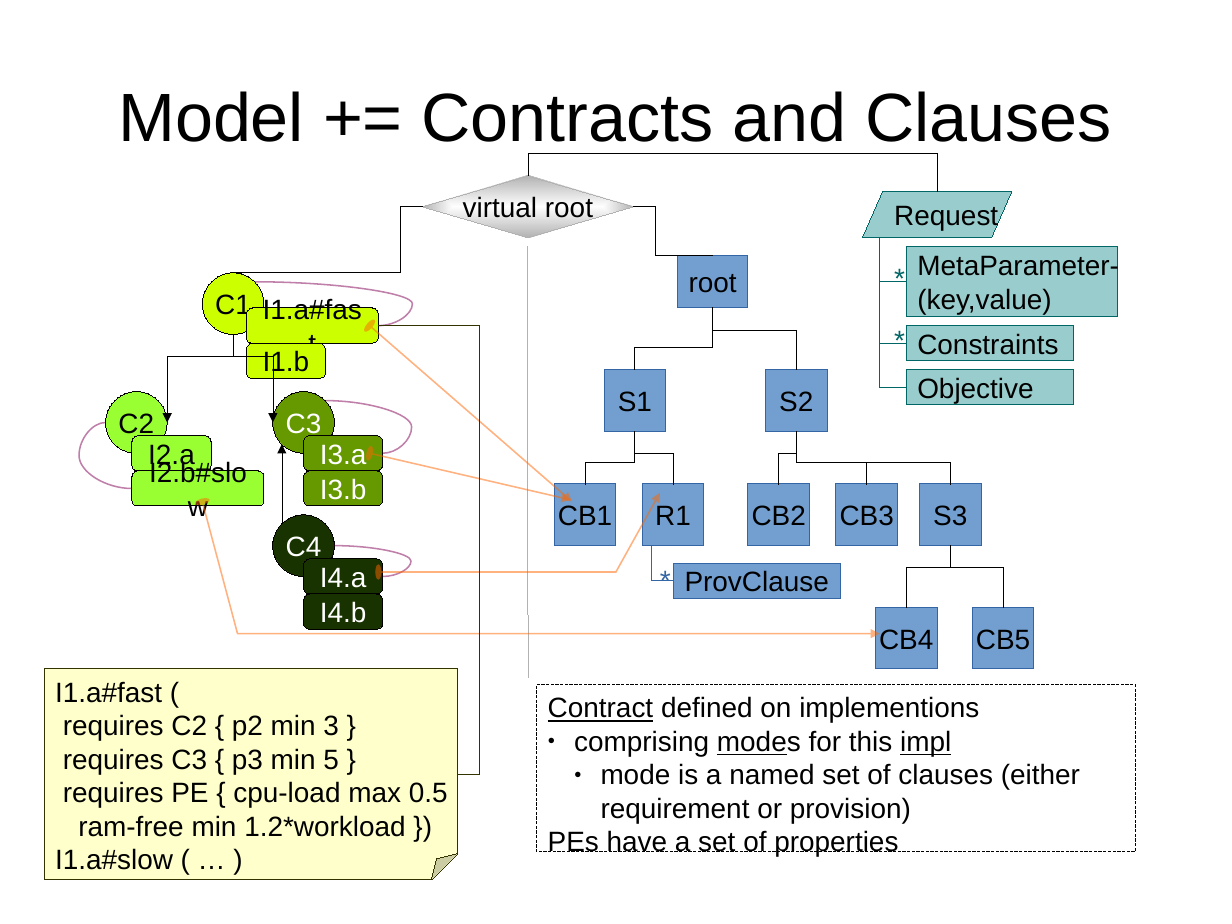
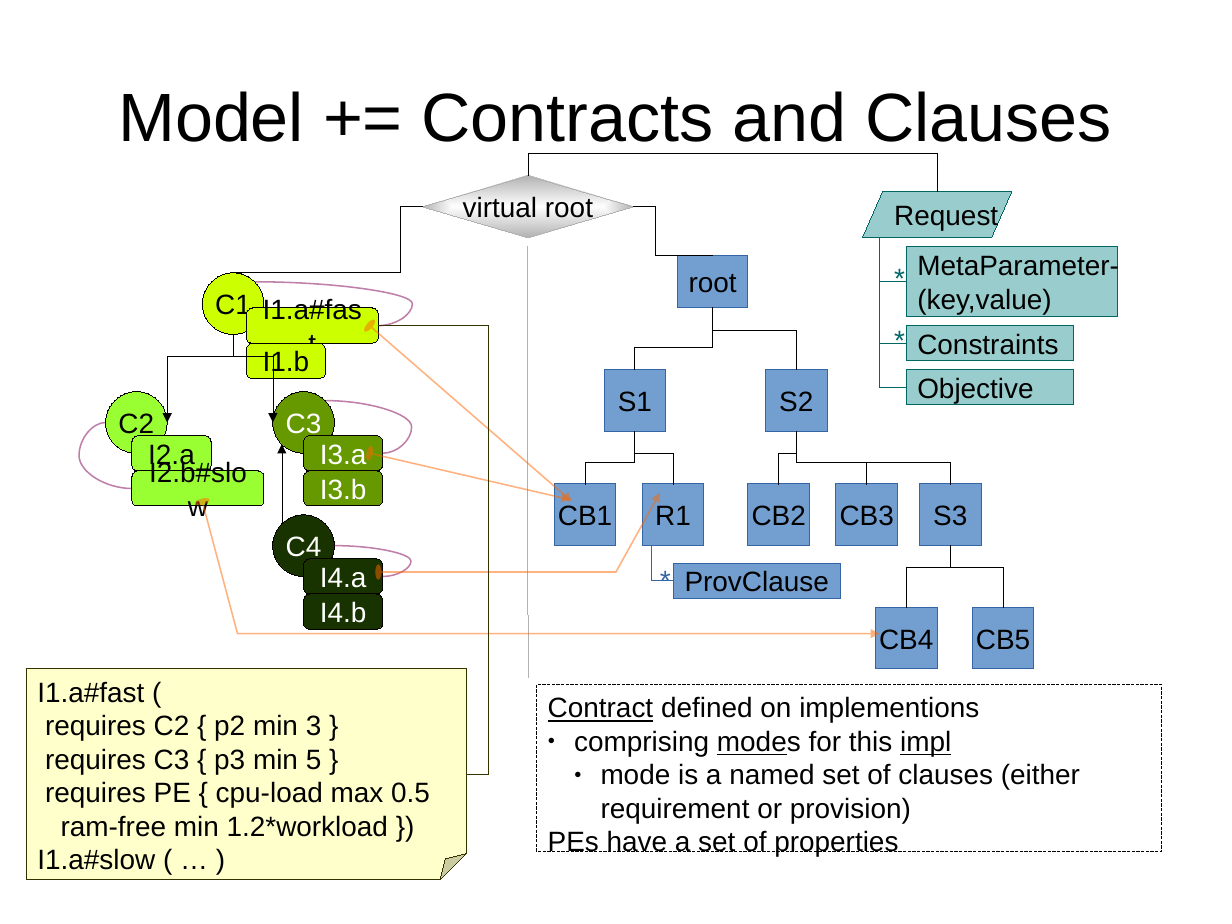
Before and after one commit to rene-schoene/racr-mquat, a slide deck: slide 6 of doc/the-model.odp. Drawn at 1232x924 pixels with LibreOffice and Linux fonts; fonts in the diff are those of the drawing. Boxes give left, top, right and bottom in pixels: in the first picture for what was removed or moved away, otherwise in the second. Text is boxed around its words. In the diff, an @@ line names an element or a change of style, - is before the commit and + after.

Commit message:
Now with Clause-Evaluation.

```diff
--- a/doc/the-model.odp
+++ b/doc/the-model.odp
@@ elbow line moved from (379, 325) - (457, 775) to (379, 325) - (466, 775) @@
@@ folded corner "I1.a#fast (": place and size @@
-folded corner "I1.a#fast (" at box(44, 669, 457, 880)
+folded corner "I1.a#fast (" at box(27, 669, 467, 880)
@@ rectangle "Contract defined on implementions": place and size @@
-rectangle "Contract defined on implementions" at box(537, 684, 1135, 852)
+rectangle "Contract defined on implementions" at box(537, 684, 1162, 852)
```
Also in this commit, not shown: 5 other slides changed, 5 slides added.
